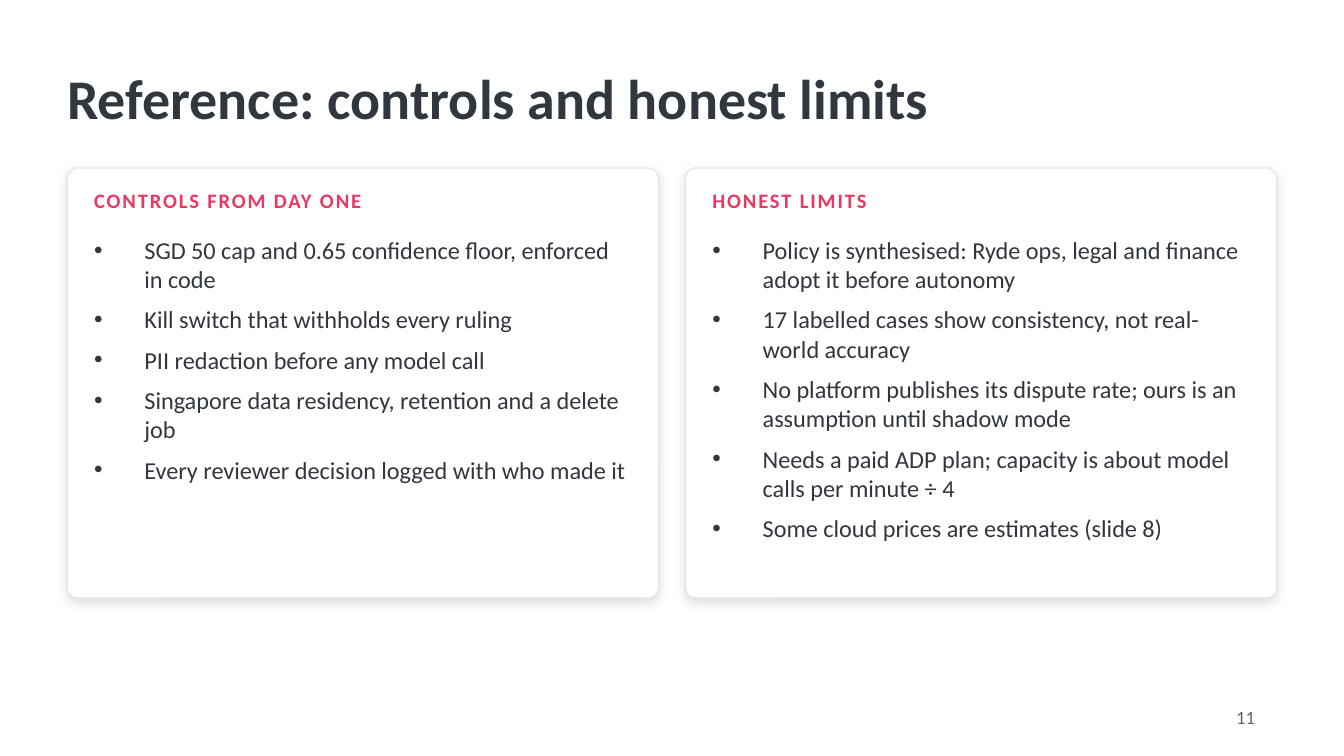
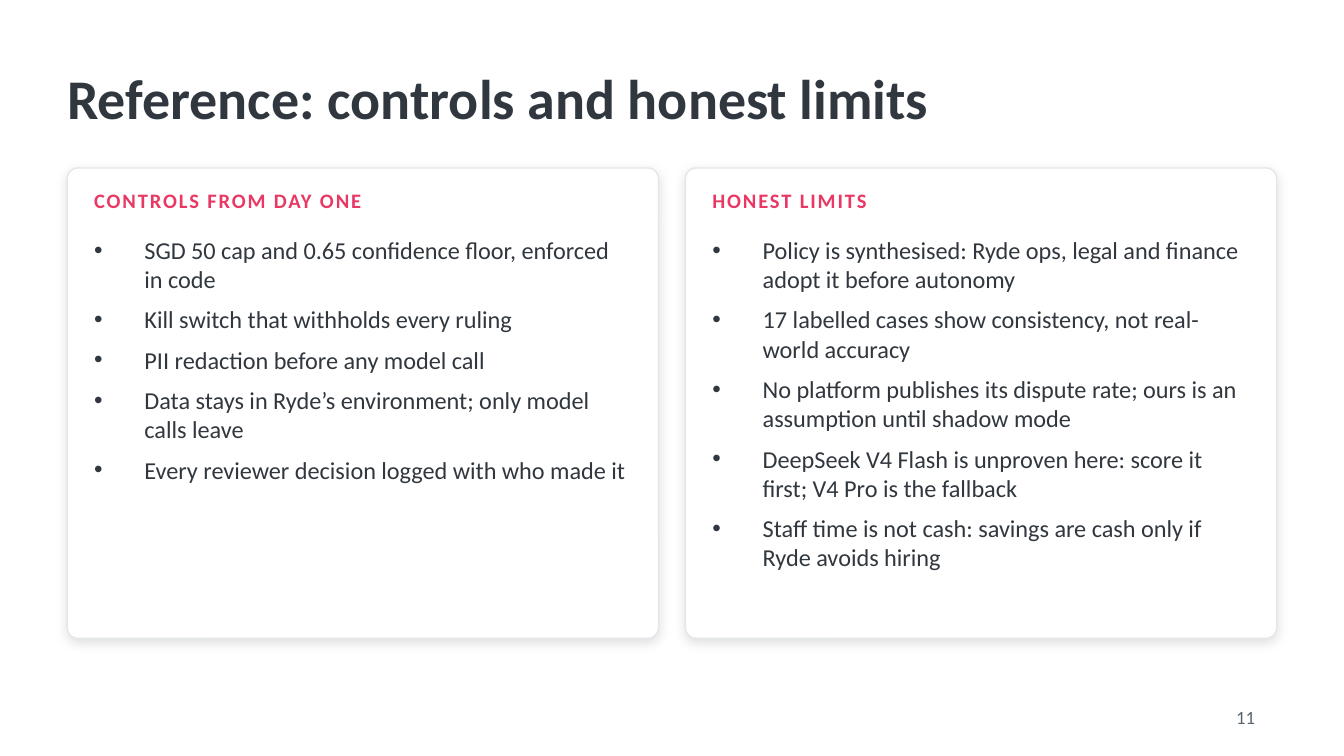
Before and after one commit to hermicaduceus/ryde-dispute-resolution-submission, a slide deck: slide 11 of tools/deployment/ryde-dispute-pitch.pptx. Drawn at 1344x756 pixels with LibreOffice and Linux fonts; fonts in the diff are those of the drawing. Boxes give left, top, right and bottom in pixels: in the first picture for what was removed or moved away, otherwise in the second. Text is boxed around its words. In the diff, an @@ line names an element or a change of style, - is before the commit and + after.

```diff
--- a/tools/deployment/ryde-dispute-pitch.pptx
+++ b/tools/deployment/ryde-dispute-pitch.pptx
@@ rounded rectangle: place and size @@
-rounded rectangle at (67,168,659,598)
+rounded rectangle at (67,168,659,638)
@@ rounded rectangle at (67,168,659,638): proportions changed @@
@@ rounded rectangle at (685,168,1277,638): proportions changed @@
@@ rounded rectangle: place and size @@
-rounded rectangle at (685,168,1277,598)
+rounded rectangle at (685,168,1277,638)
@@ text at (144,392,589,438): text changed @@
-• Singapore data residency, retention and a delete job
+• Data stays in Ryde’s environment; only model calls leave
@@ text at (763,451,1203,570): text changed @@
-• Needs a paid ADP plan; capacity is about model calls per minute ÷ 4
-• Some cloud prices are estimates (slide 8)
+• DeepSeek V4 Flash is unproven here: score it first; V4 Pro is the fallback
+• Staff time is not cash: savings are cash only if Ryde avoids hiring
```
Also in this commit, not shown: 5 other slides changed, 2 slides added, 1 slide removed, 3 other files.
